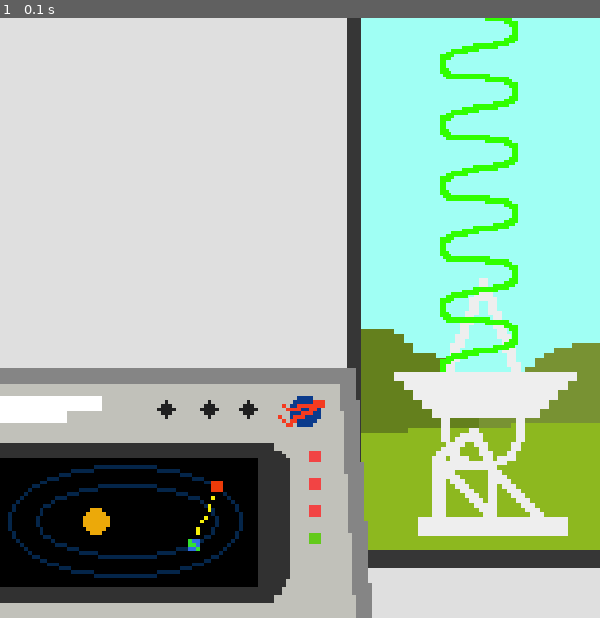
Above: before the commit, frame 1.
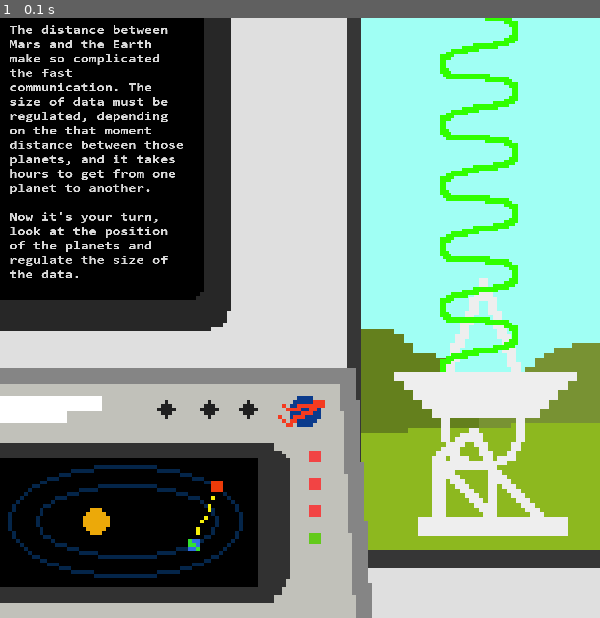
Above: after the commit, the same moment.

Repository: Elizabeth-mqz-gmz/MARS-Pitz_CanYouHearMeNow-
Game: pygame game, started from Code/antennaPlay.py
The game is run twice, just before and just after one commit, with the same random seed, the same clock (stepped at 60 frames per second) and the same inputs.
Inputs:
- Up to frame 1 (0.1 s): no input

The runs differ from the first frame. In frame 1, 19% of the frame differs, in the area x 0-39%, y 0-53%.

Commit message:
Feat: Screen instructions

Diff:
--- a/Code/antennaPlay.py
+++ b/Code/antennaPlay.py
@@ -21,6 +21,8 @@
 wndImg = pg.image.load('../Media/Antenna/Window.png')
 walImg = pg.image.load('../Media/Antenna/Wall.png')
 wvsImg = pg.image.load('../Media/Antenna/Waves.png')
+srnImg = pg.image.load('../Media/Antenna/Screen.png')
+prgImg = pg.image.load('../Media/Antenna/Paragraph.png')
 
 sunImg = pg.transform.scale(sunImg, (500, 500))
 conImg = pg.transform.scale(conImg, (500, 250))
@@ -28,7 +30,8 @@
 wndImg = pg.transform.scale(wndImg, (300, 600))
 walImg = pg.transform.scale(walImg, (300, 600))
 wvsImg = pg.transform.scale(wvsImg, (531, 1062))
-
+srnImg = pg.transform.scale(srnImg, (250, 500))
+prgImg = pg.transform.scale(prgImg, (200, 270))
 
 
 #background paint
@@ -38,6 +41,8 @@
 screen.blit(wndImg, (300,0))
 screen.blit(walImg, (0,0))
 screen.blit(conImg, (0,350))
+screen.blit(srnImg, (0,0))
+screen.blit(prgImg, (0,0))
 screen.blit(sunImg, (0,380),(0,0,250,250))
 
 
Binary file added: Media/Antenna/Paragraph.png
Binary file added: Media/Antenna/Screen.png
Empty file removed: archivo.txt
